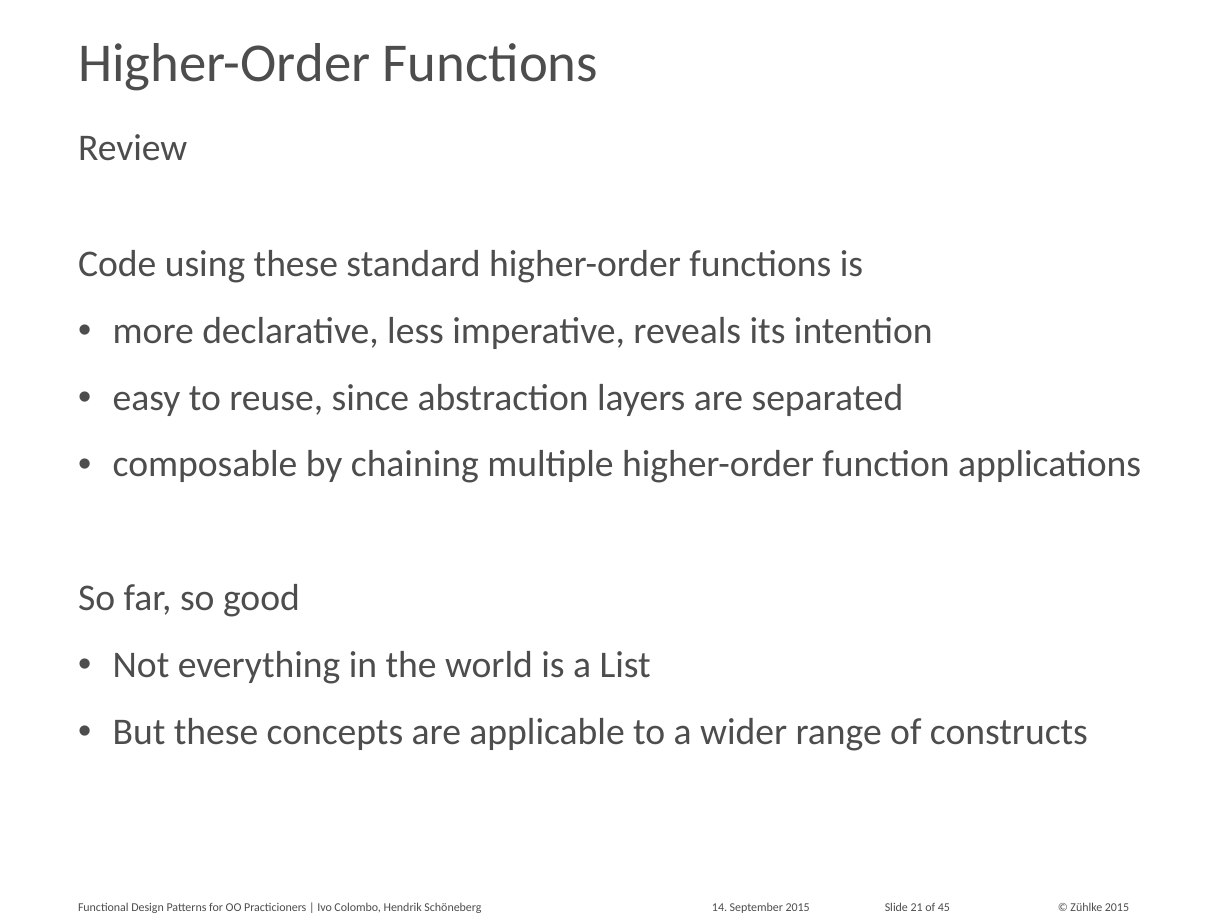
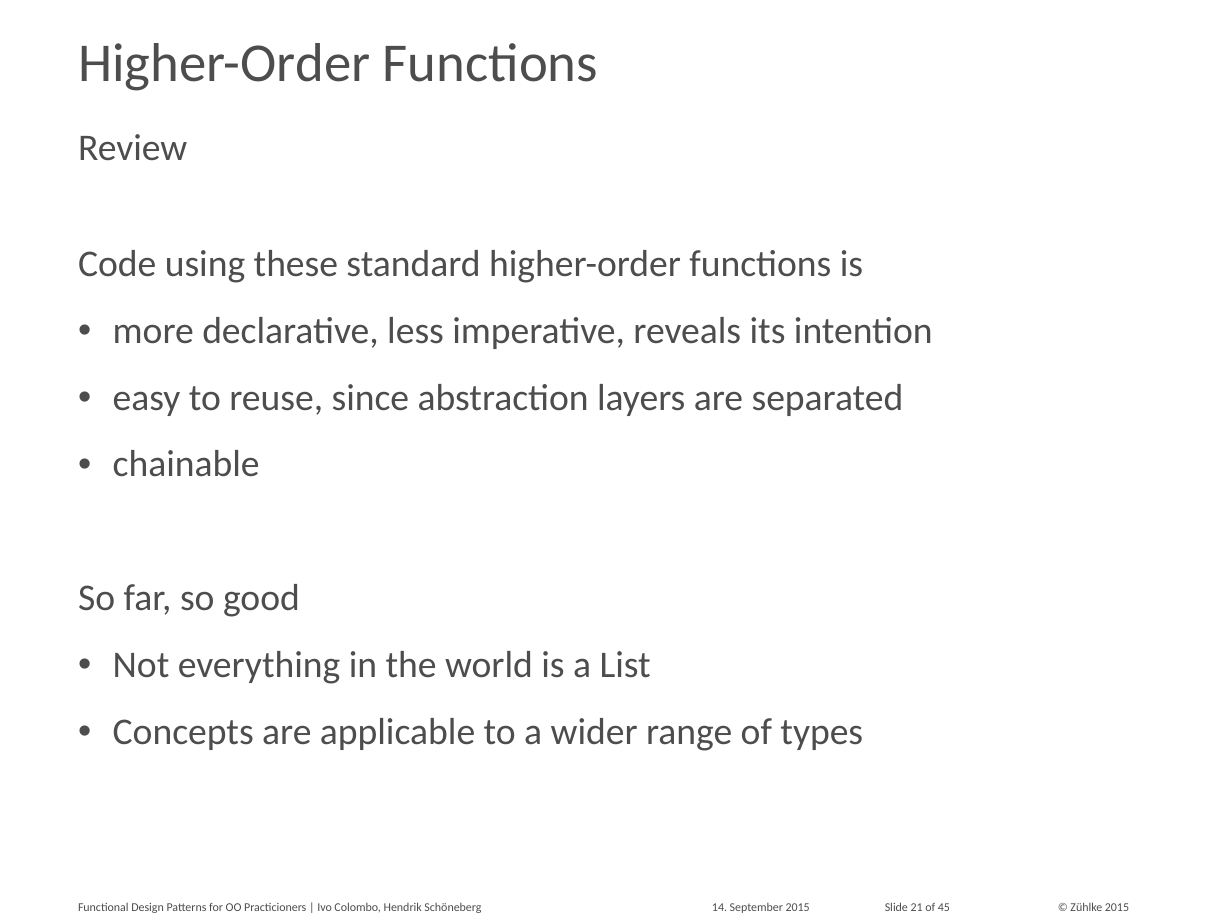
Before and after one commit to aax/zdays-fp-patterns, a slide deck: slide 21 of Functional Design Patterns for OO Practitioners.pptx. Drawn at 1232x924 pixels with LibreOffice and Linux fonts; fonts in the diff are those of the drawing. Boxes give left, top, right and bottom in pixels: in the first picture for what was removed or moved away, otherwise in the second. Text is boxed around its words. In the diff, an @@ line names an element or a change of style, - is before the commit and + after.

```diff
--- a/Functional Design Patterns for OO Practitioners.pptx
+++ b/Functional Design Patterns for OO Practitioners.pptx
@@ text at (113, 450, 260, 477): text changed @@
-• composable by chaining multiple higher-order function applications
+• chainable
@@ text at (113, 718, 863, 751): text changed @@
-• But these concepts are applicable to a wider range of constructs
+• Concepts are applicable to a wider range of types
```
Also in this commit, not shown: 20 other slides changed, 1 other file.
